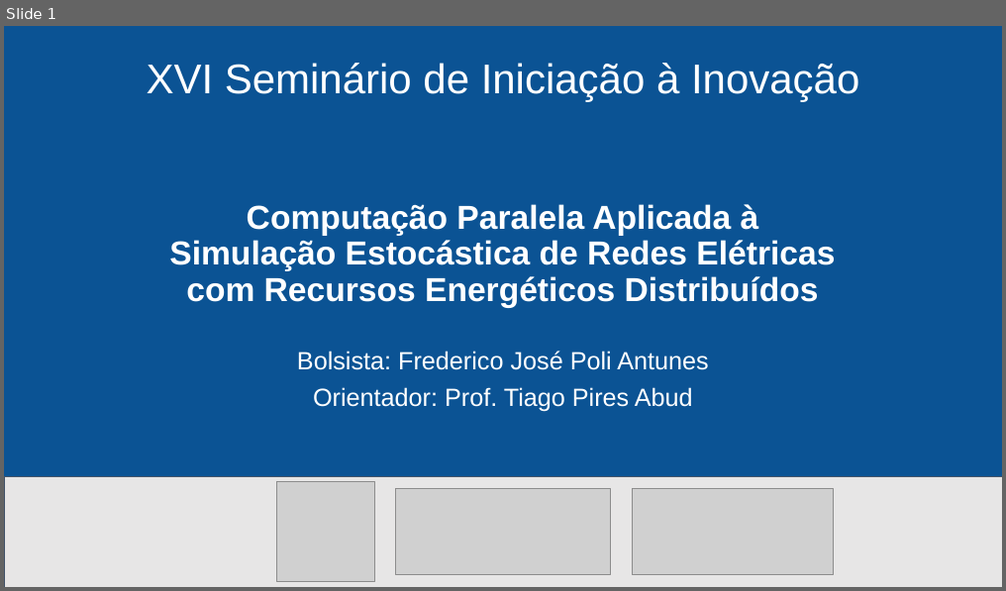
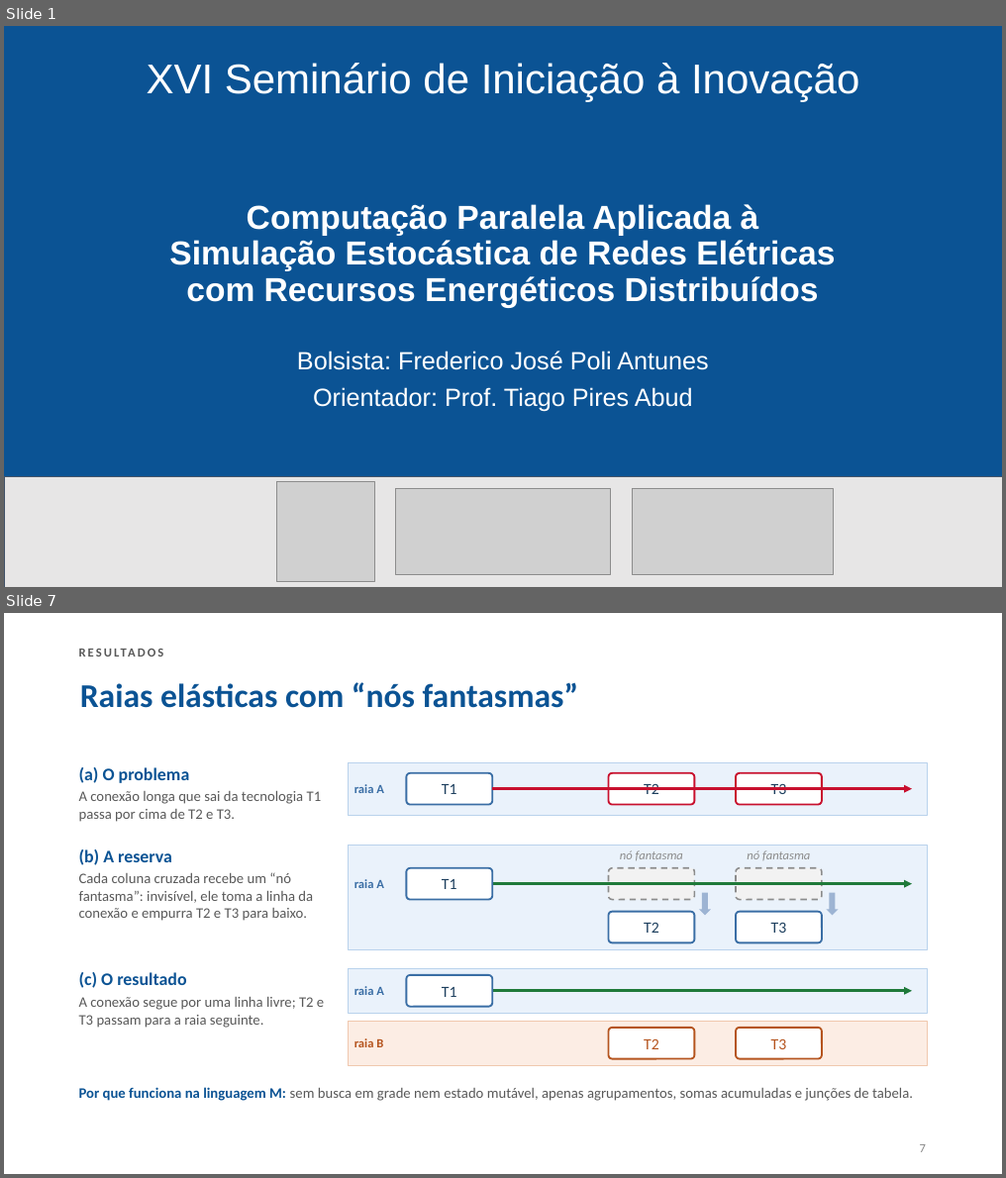
Before and after one commit to Freddieij/DDFE, a slide deck: Apresentacao/Apresentacao_XVI_Seminario_PIBITI.pptx. Shown one above the other, each under a label of ours: slide 1 before the commit, slides 1 and 7 after it; the slides between them are not shown. The pictures are 1006x591 and 1006x1178 pixels, drawn with LibreOffice and Linux fonts; fonts in the diff are those of the drawing; grey boxes stand for pictures. Boxes give left, top, right and bottom in pixels: in the first picture for what was removed or moved away, otherwise in the second. Text is boxed around its words. In the diff, an @@ line names an element or a change of style, - is before the commit and + after.

```diff
--- a/Apresentacao/Apresentacao_XVI_Seminario_PIBITI.pptx
+++ b/Apresentacao/Apresentacao_XVI_Seminario_PIBITI.pptx
@@ slide 7 added at bbox=[4, 613, 1002, 1174], background #FFFFFF @@
@@ text added at bbox=[79, 645, 528, 666], 12 pt, text #595959, bold @@
+RESULTADOS
@@ title added at bbox=[80, 682, 579, 708], 32 pt, text #0B5394, bold @@
+Raias elásticas com “nós fantasmas”
@@ text added at bbox=[79, 767, 322, 822], 14 pt, text #595959 @@
+(a) O problema
+A conexão longa que sai da tecnologia T1 passa por cima de T2 e T3.
@@ rectangle added at bbox=[349, 762, 927, 815], fill #EAF2FB, outline #B9D2EC 0.75 pt @@
@@ text added at bbox=[354, 784, 384, 793], 12 pt, text #3A6EA5, bold @@
+raia A
@@ rounded rectangle added at bbox=[407, 773, 493, 805], fill #FFFFFF, outline #3A6EA5 1.75 pt, 15 pt, text #1D3F5E @@
+T1
@@ arrow added from (493, 789) to (912, 789), #C8102E 2.5 pt @@
@@ rounded rectangle added at bbox=[608, 773, 694, 805], fill #FFFFFF, outline #C8102E 1.75 pt, 15 pt, text #1D3F5E @@
+T2
@@ rounded rectangle added at bbox=[737, 773, 823, 805], fill #FFFFFF, outline #C8102E 1.75 pt, 15 pt, text #1D3F5E @@
+T3
@@ text added at bbox=[79, 850, 313, 921], 14 pt, text #595959 @@
+(b) A reserva
+Cada coluna cruzada recebe um “nó fantasma”: invisível, ele toma a linha da conexão e empurra T2 e T3 para baixo.
@@ rectangle added at bbox=[349, 845, 927, 950], fill #EAF2FB, outline #B9D2EC 0.75 pt @@
@@ text added at bbox=[354, 879, 384, 888], 12 pt, text #3A6EA5, bold @@
+raia A
@@ rounded rectangle added at bbox=[407, 868, 493, 900], fill #FFFFFF, outline #3A6EA5 1.75 pt, 15 pt, text #1D3F5E @@
+T1
@@ rounded rectangle added at bbox=[608, 868, 694, 900], fill #F2F2F2, outline #8C8C8C 1.5 pt dashed @@
@@ text added at bbox=[620, 851, 683, 861], 12 pt, text #8C8C8C, italic @@
+nó fantasma
@@ rounded rectangle added at bbox=[737, 868, 823, 900], fill #F2F2F2, outline #8C8C8C 1.5 pt dashed @@
@@ text added at bbox=[746, 851, 810, 861], 12 pt, text #8C8C8C, italic @@
+nó fantasma
@@ arrow added from (493, 884) to (912, 884), #1F7A3A 2.5 pt @@
@@ down arrow added at bbox=[699, 893, 712, 916], fill #9DB4D3 @@
@@ down arrow added at bbox=[826, 893, 838, 916], fill #9DB4D3 @@
@@ rounded rectangle added at bbox=[608, 912, 694, 943], fill #FFFFFF, outline #3A6EA5 1.75 pt, 15 pt, text #1D3F5E @@
+T2
@@ rounded rectangle added at bbox=[737, 912, 823, 943], fill #FFFFFF, outline #3A6EA5 1.75 pt, 15 pt, text #1D3F5E @@
+T3
@@ rectangle added at bbox=[349, 968, 927, 1014], fill #EAF2FB, outline #B9D2EC 0.75 pt @@
@@ text added at bbox=[79, 972, 324, 1028], 14 pt, text #595959 @@
+(c) O resultado
+A conexão segue por uma linha livre; T2 e T3 passam para a raia seguinte.
@@ text added at bbox=[354, 986, 384, 995], 12 pt, text #3A6EA5, bold @@
+raia A
@@ rounded rectangle added at bbox=[407, 975, 493, 1007], fill #FFFFFF, outline #3A6EA5 1.75 pt, 15 pt, text #1D3F5E @@
+T1
@@ arrow added from (493, 991) to (912, 991), #1F7A3A 2.5 pt @@
@@ rectangle added at bbox=[349, 1021, 927, 1065], fill #FCEDE4, outline #F0C8AE 0.75 pt @@
@@ rounded rectangle added at bbox=[608, 1028, 694, 1059], fill #FFFFFF, outline #B5541E 1.75 pt, 15 pt, text #B5541E @@
+T2
@@ rounded rectangle added at bbox=[737, 1028, 823, 1059], fill #FFFFFF, outline #B5541E 1.75 pt, 15 pt, text #B5541E @@
+T3
@@ text added at bbox=[354, 1039, 383, 1048], 12 pt, text #B5541E, bold @@
+raia B
@@ text added at bbox=[79, 1087, 913, 1101], 14 pt, text #595959 @@
+Por que funciona na linguagem M: sem busca em grade nem estado mutável, apenas agrupamentos, somas acumuladas e junções de tabela.
@@ page number added at bbox=[920, 1145, 926, 1153], 12 pt, text #888888 @@
+7
```
Also in this commit, not shown: 8 slides changed, 2 other slides added, 3 slides removed, 2 other files.
